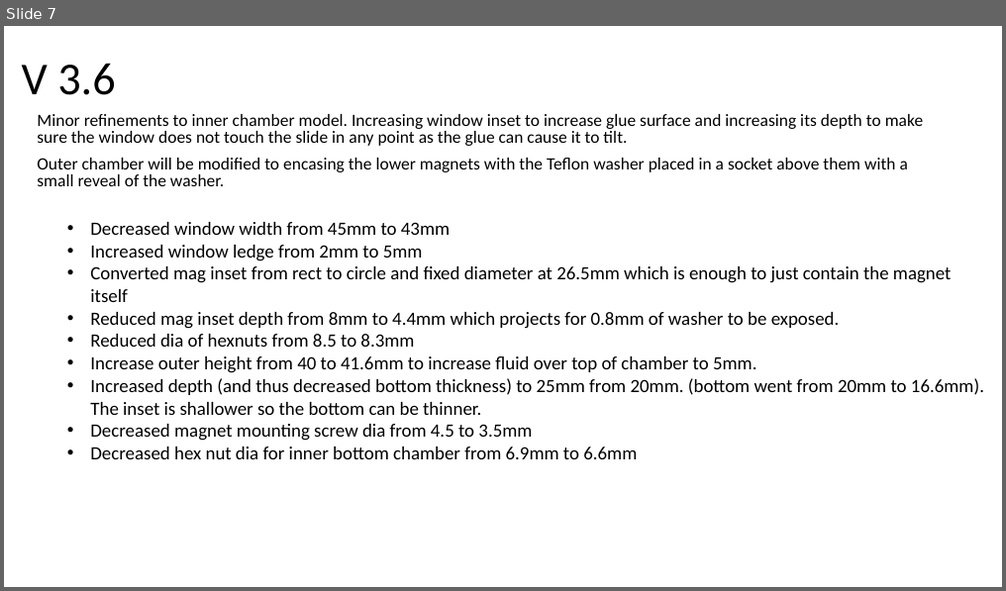
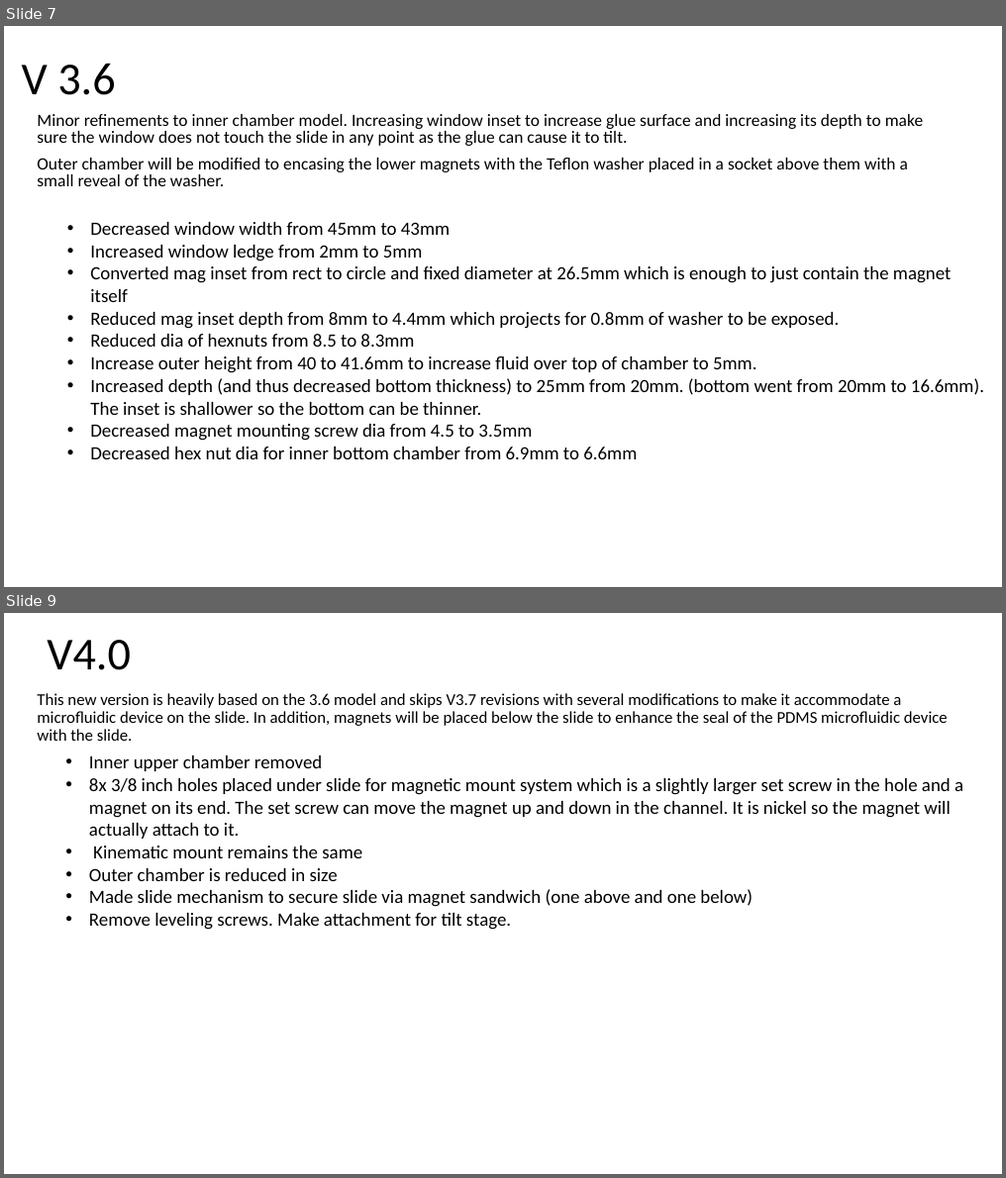
Before and after one commit to mdanderson03/SpectrePlex, a slide deck: 3D model/version logs and observations/Changelogs for Chamber for AutoCIF.pptx. Shown one above the other, each under a label of ours: slide 7 before the commit, slides 7 and 9 after it; the slides between them are not shown. The pictures are 1006x591 and 1006x1178 pixels, drawn with LibreOffice and Linux fonts; fonts in the diff are those of the drawing. Boxes give left, top, right and bottom in pixels: in the first picture for what was removed or moved away, otherwise in the second. Text is boxed around its words. In the diff, an @@ line names an element or a change of style, - is before the commit and + after.

Commit message:
chamber V4.0
chamber 4.0 initial design and updated log

```diff
--- a/3D model/version logs and observations/Changelogs for Chamber for AutoCIF.pptx
+++ b/3D model/version logs and observations/Changelogs for Chamber for AutoCIF.pptx
@@ slide 9 added at (4, 613, 1002, 1174), background #FFFFFF @@
@@ title added at (47, 640, 131, 670), 44 pt, text #000000 @@
+V4.0
@@ text added at (37, 693, 947, 741), 16 pt, text #000000 @@
+This new version is heavily based on the 3.6 model and skips V3.7 revisions with several modifications to make it accommodate a microfluidic device on the slide. In addition, magnets will be placed below the slide to enhance the seal of the PDMS microfluidic device with the slide.
@@ text added at (89, 756, 963, 930), 18 pt, text #000000 @@
+• Inner upper chamber removed
+• 8x 3/8 inch holes placed under slide for magnetic mount system which is a slightly larger set screw in the hole and a magnet on its end. The set screw can move the magnet up and down in the channel. It is nickel so the magnet will actually attach to it.
+• Kinematic mount remains the same
+• Outer chamber is reduced in size
+• Made slide mechanism to secure slide via magnet sandwich (one above and one below)
+• Remove leveling screws. Make attachment for tilt stage.
```
Also in this commit, not shown: 1 other slide added, 15 other files.
